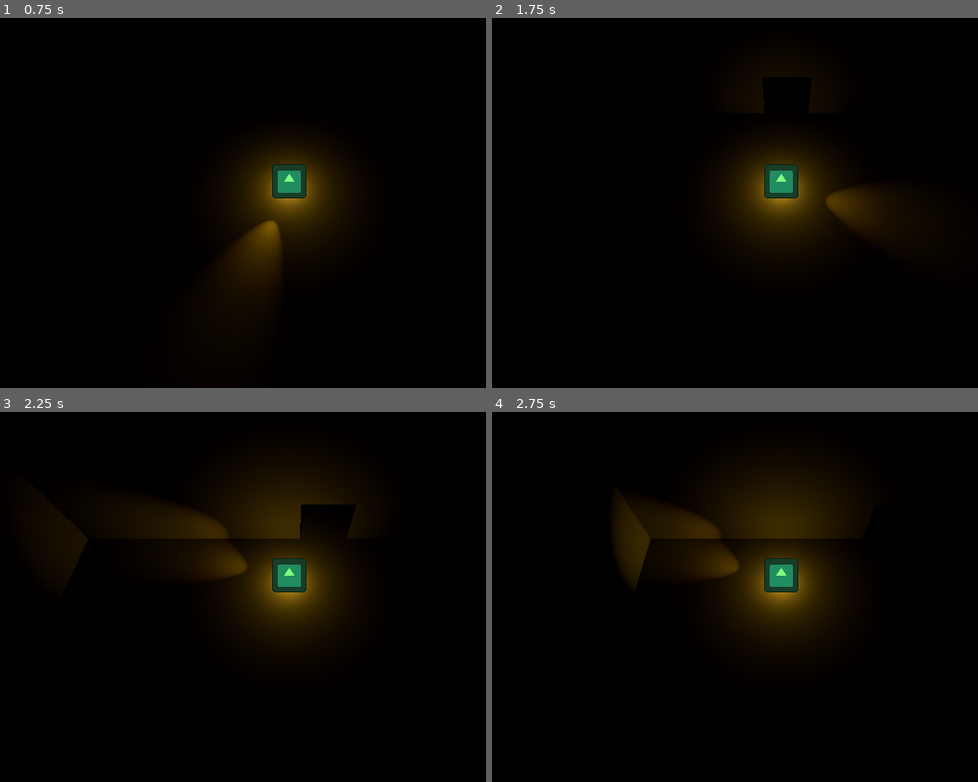
Above: before the commit, frames 1-4 (two rows, left to right).
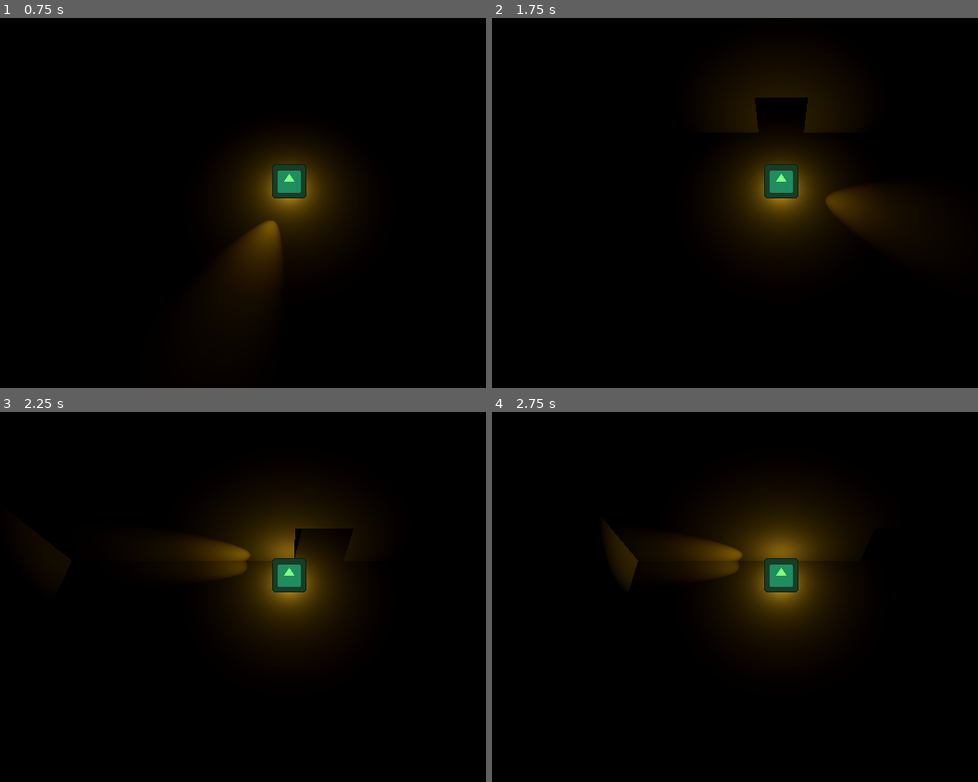
Above: after the commit, the same moments.

Repository: Rusty-Rat-Studios/dead-living-and-dying
Game: Godot game, scene res://game.tscn
The game is run twice, just before and just after one commit, with the same random seed, the same clock (stepped at 60 frames per second) and the same inputs. The engine's default icon, where the game draws it, is replaced by a stand-in: a white triangle on a blue panel in a dark square.
Inputs (mouse positions are in pixels of both pictures, inside the frame that each line leads up to):
- Up to frame 1 (0.75 s): tap Enter at 0.5 s; move the mouse to (252, 265) at 0.52 s; hold Up (ui_up) from 0.53 s (still down)
- Up to frame 2 (1.75 s): keep holding Up (ui_up); tap Space at 1.25 s; move the mouse to (outside the picture) at 1.27 s
- Up to frame 3 (2.25 s): move the mouse to (68, 511) at 2.02 s; release Up (ui_up) at 2.03 s; hold Left (ui_left) from 2.03 s (still down)
- Up to frame 4 (2.75 s): keep holding Left (ui_left)

Frame 1 is identical in both runs. In frame 2, 1.0% of the frame differs, in the area x 48-71%, y 16-31%; in frame 3, 2.3%; in frame 4, 3.0%, in the area x 23-71%, y 22-47%.

Commit message:
Move ghost to center room and use local position

Diff:
--- a/game.tscn
+++ b/game.tscn
@@ -134,7 +134,7 @@
 transform = Transform3D(-1, 0, 8.74228e-08, 0, 1, 0, -8.74228e-08, 0, -1, 0, 0, 10)
 
 [node name="Ghost" parent="RoomCenter" instance=ExtResource("9_t4a6d")]
-transform = Transform3D(1, 0, 0, 0, 1, 0, 0, 0, 1, 0, 1, 15)
+transform = Transform3D(1, 0, 0, 0, 1, 0, 0, 0, 1, 0, 1, 0)
 
 [node name="StateMachine" type="Node" parent="." node_paths=PackedStringArray("starting_state")]
 script = ExtResource("5_1w8up")
--- a/ghost/state_waiting.gd
+++ b/ghost/state_waiting.gd
@@ -55,12 +55,12 @@
 
 
 func move_to_target(delta: float) -> void:
-	var direction: Vector3 = (target_pos - parent.global_position).normalized()
-	var distance_to_target: float = parent.global_position.distance_to(target_pos)
+	var direction: Vector3 = (target_pos - parent.position).normalized()
+	var distance_to_target: float = parent.position.distance_to(target_pos)
 
 	if distance_to_target < parent.speed * delta:
 		# set target to ghost position if close enough
-		target_pos = parent.global_position
+		target_pos = parent.position
 		pause()
 	else:
 		parent.velocity = direction * parent.speed
